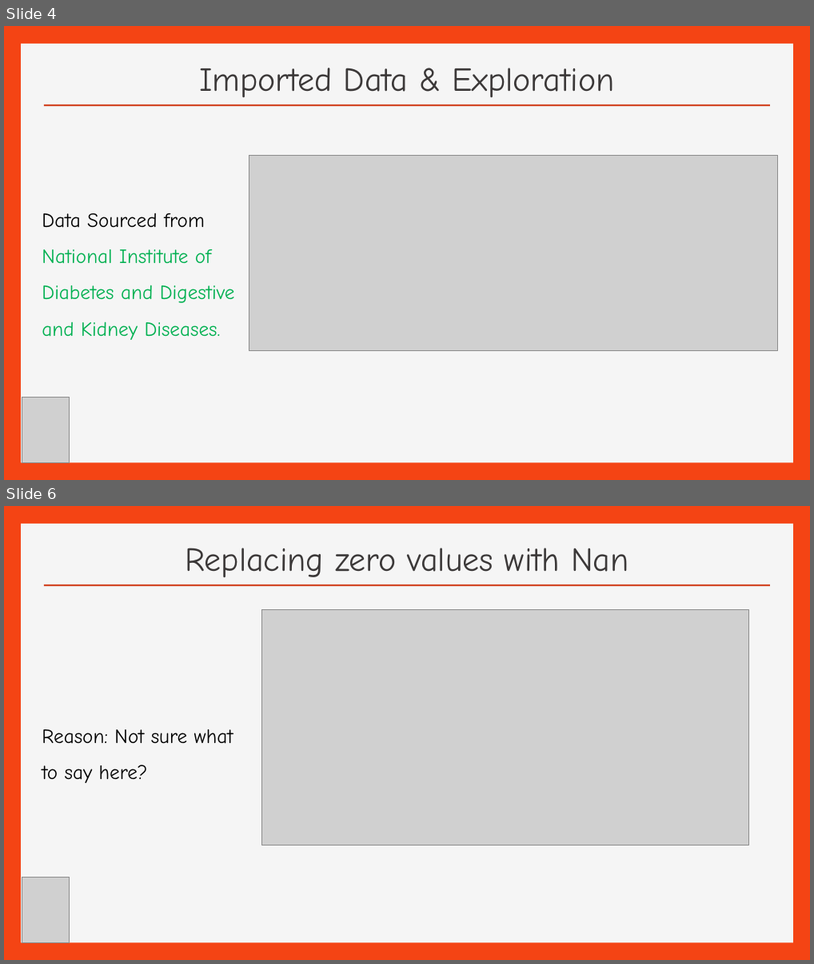
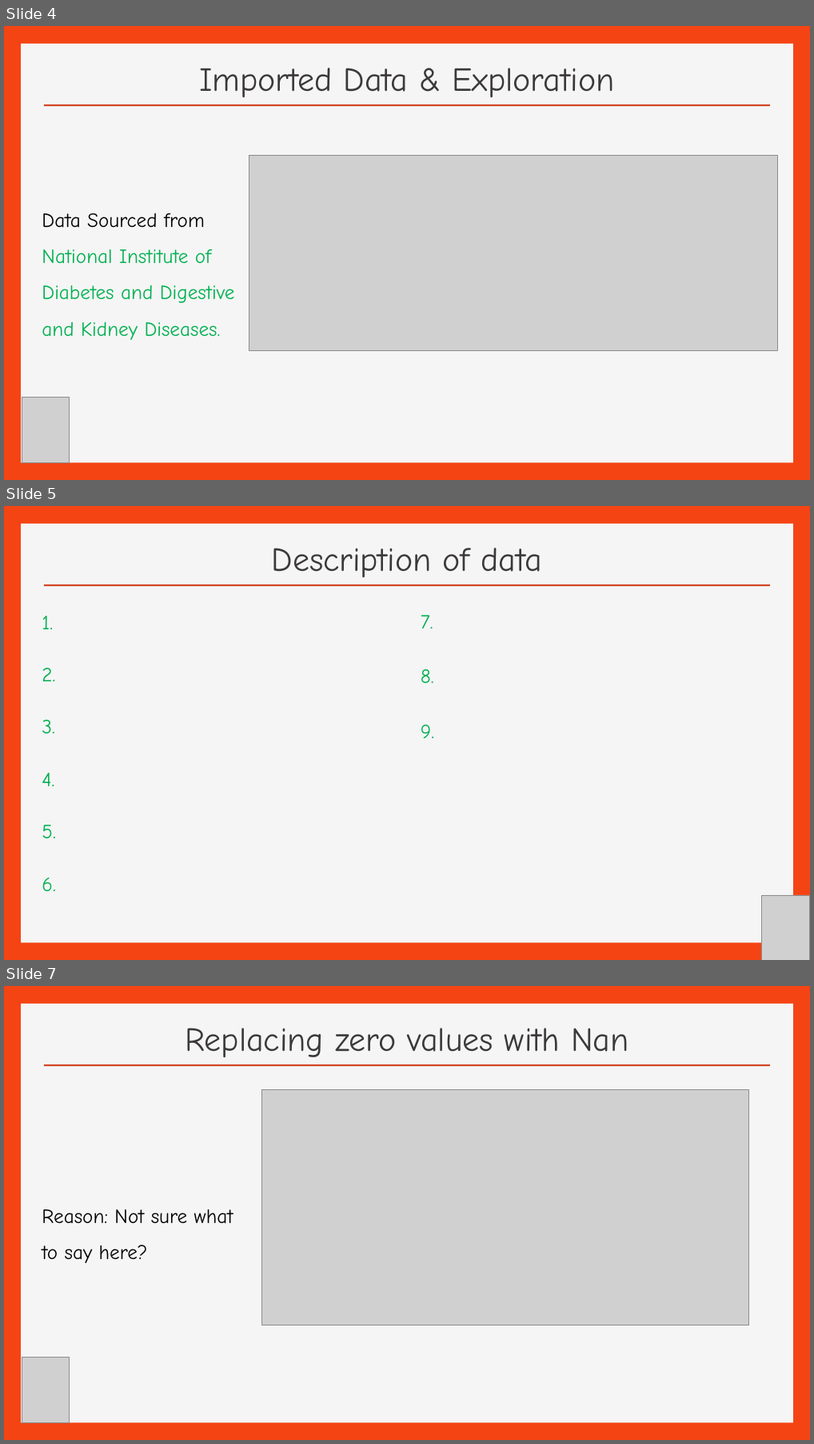
Before and after one commit to efreier12/Final-Project, a slide deck: Pima Indian Diabetes ( Final Project).ppt. Shown one above the other, each under a label of ours: slides 4 and 6 before the commit, slides 4, 5 and 7 after it; the slides between them are not shown. The pictures are 814x964 and 814x1444 pixels, drawn with LibreOffice and Linux fonts; fonts in the diff are those of the drawing; grey boxes stand for pictures; background and template pictures are left out. Boxes give left, top, right and bottom in pixels: in the first picture for what was removed or moved away, otherwise in the second. Text is boxed around its words. In the diff, an @@ line names an element or a change of style, - is before the commit and + after.

```diff
--- a/Pima Indian Diabetes ( Final Project).ppt
+++ b/Pima Indian Diabetes ( Final Project).ppt
@@ slide 5 added at box(4, 506, 810, 960), background #F44414; not listed: 2 template elements that a slide beside it also shows @@
@@ title added at box(272, 548, 542, 577), 40 pt, text #3B3838 @@
+Description of data
@@ text added at box(42, 616, 55, 891), 24 pt, text #00B050 @@
+1.
+2.
+3.
+4.
+5.
+6.
@@ text added at box(421, 615, 434, 738), 24 pt, text #00B050 @@
+7.
+8.
+9.
@@ picture added at box(762, 895, 809, 960) @@
@@ what was slide 6 is now slide 7 @@
```
Also in this commit, not shown: 4 slides changed, 3 other slides added, 3 slides removed.
